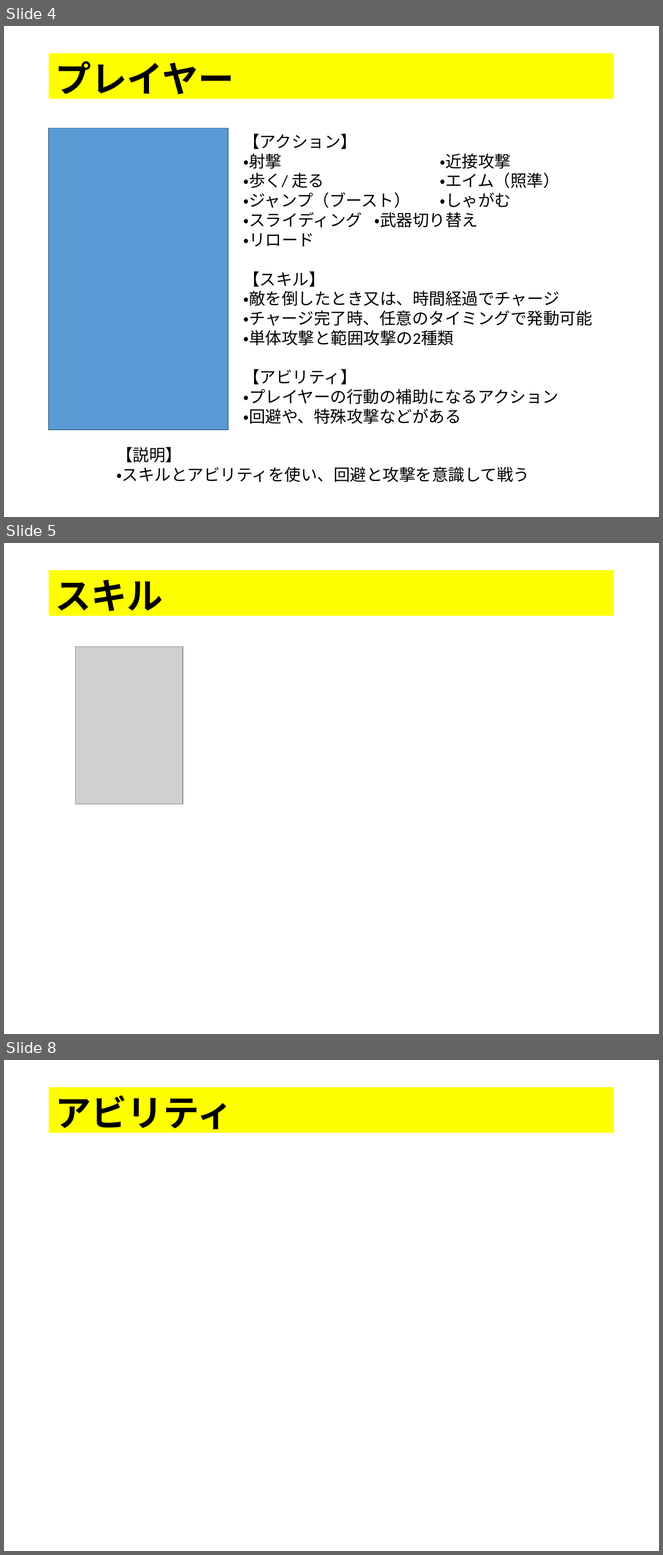
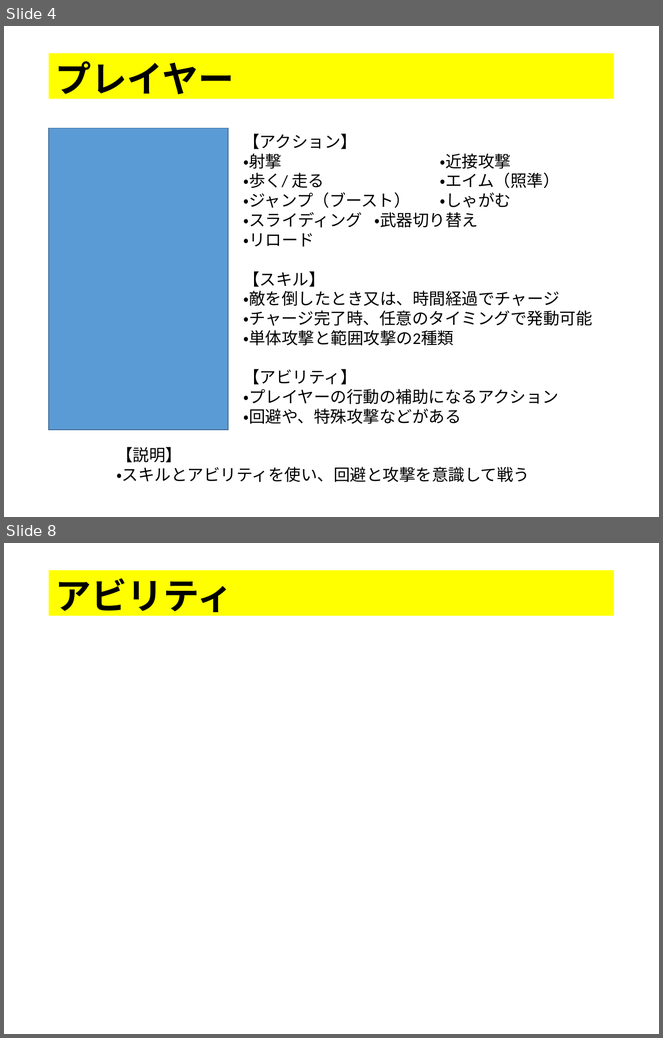
Before and after one commit to thi-bow/2017Team05, a slide deck: 企画/企画書/プレゼンテーション1.pptx. Shown one above the other, each under a label of ours: slides 4, 5 and 8 before the commit, slides 4 and 8 after it; the slides between them are not shown. The pictures are 663x1555 and 663x1038 pixels, drawn with LibreOffice and Linux fonts; fonts in the diff are those of the drawing; grey boxes stand for pictures. Boxes give left, top, right and bottom in pixels: in the first picture for what was removed or moved away, otherwise in the second. Text is boxed around its words. In the diff, an @@ line names an element or a change of style, - is before the commit and + after.

```diff
--- a/企画/企画書/プレゼンテーション1.pptx
+++ b/企画/企画書/プレゼンテーション1.pptx
@@ slide 5 removed at box(4, 543, 659, 1034), background #FFFFFF @@
@@ title removed at box(49, 571, 614, 616) @@
-スキル
@@ picture removed at box(75, 646, 183, 804) @@
```
Also in this commit, not shown: 4 slides changed, 1 slide added.
